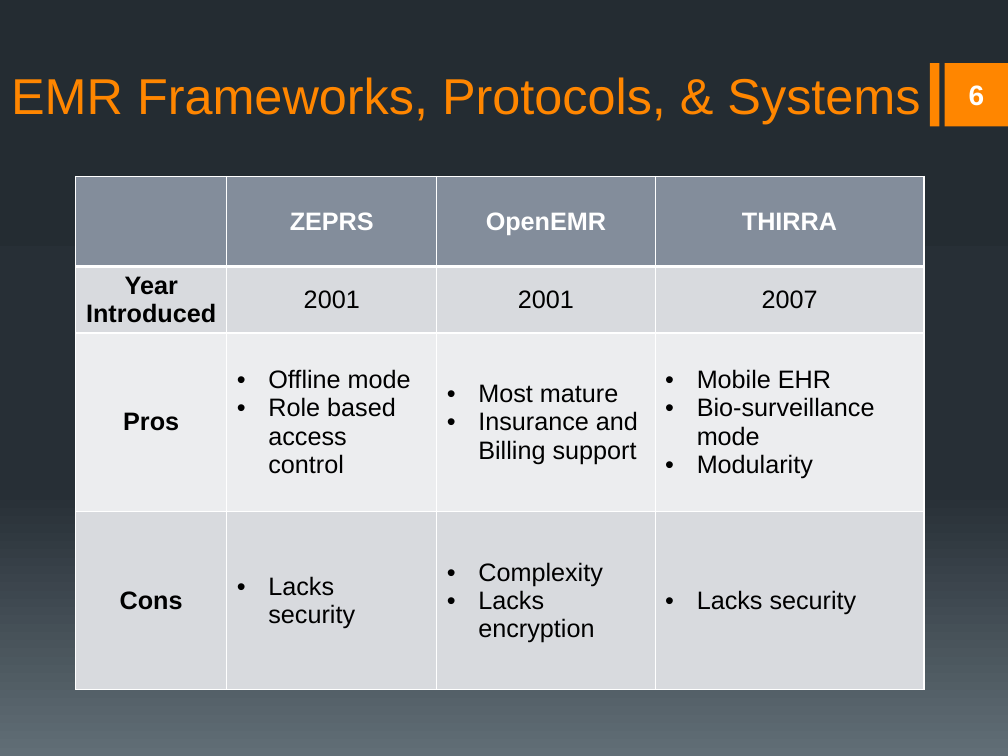
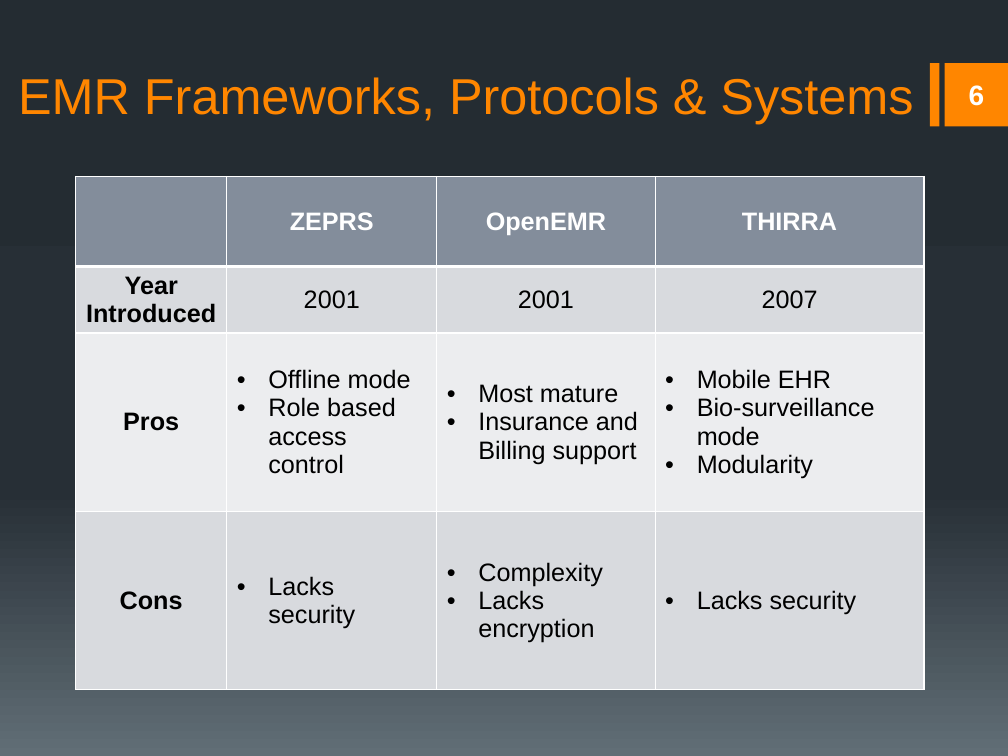
Before and after one commit to rmkane/semrs, a slide deck: slide 6 of Documentation/Final_Presentation.pptx. Drawn at 1008x756 pixels with LibreOffice and Linux fonts; fonts in the diff are those of the drawing. Boxes give left, top, right and bottom in pixels: in the first picture for what was removed or moved away, otherwise in the second. Text is boxed around its words. In the diff, an @@ line names an element or a change of style, - is before the commit and + after.

```diff
--- a/Documentation/Final_Presentation.pptx
+++ b/Documentation/Final_Presentation.pptx
@@ title at <box>18,77,913,124</box>: text changed @@
-EMR Frameworks, Protocols, & Systems
+EMR Frameworks, Protocols & Systems
```
Also in this commit, not shown: 2 other files.
